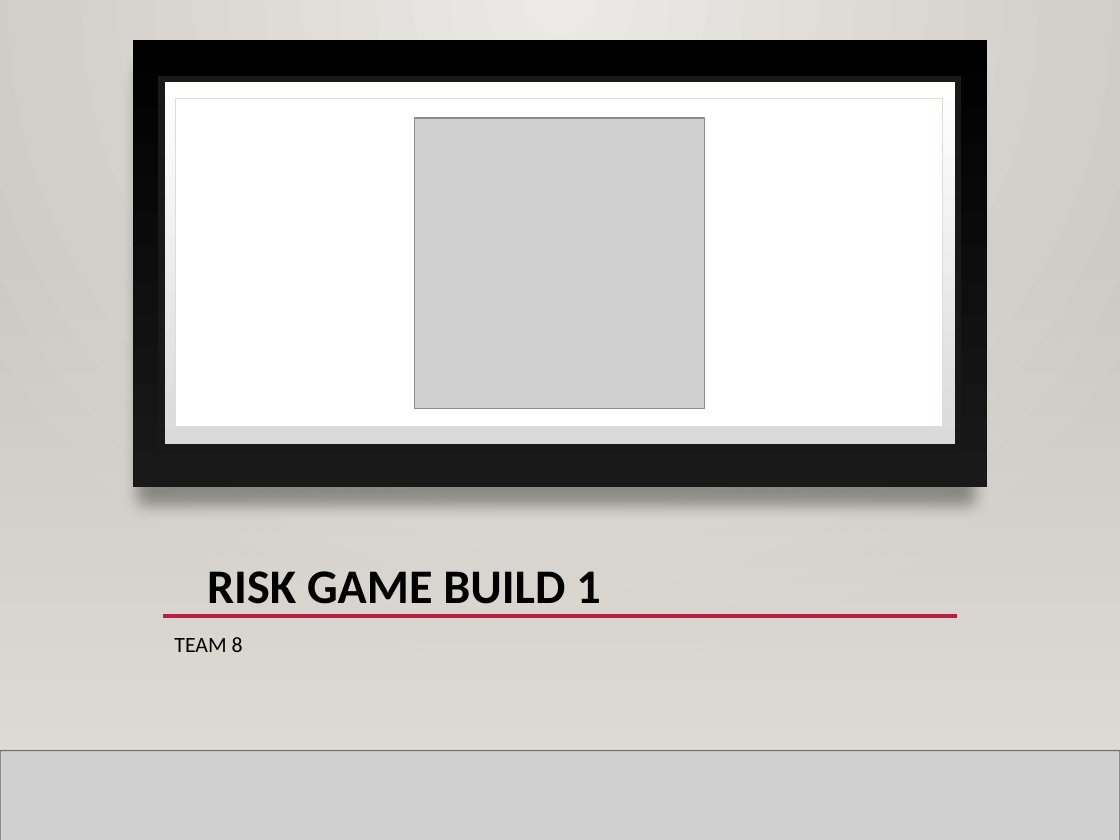
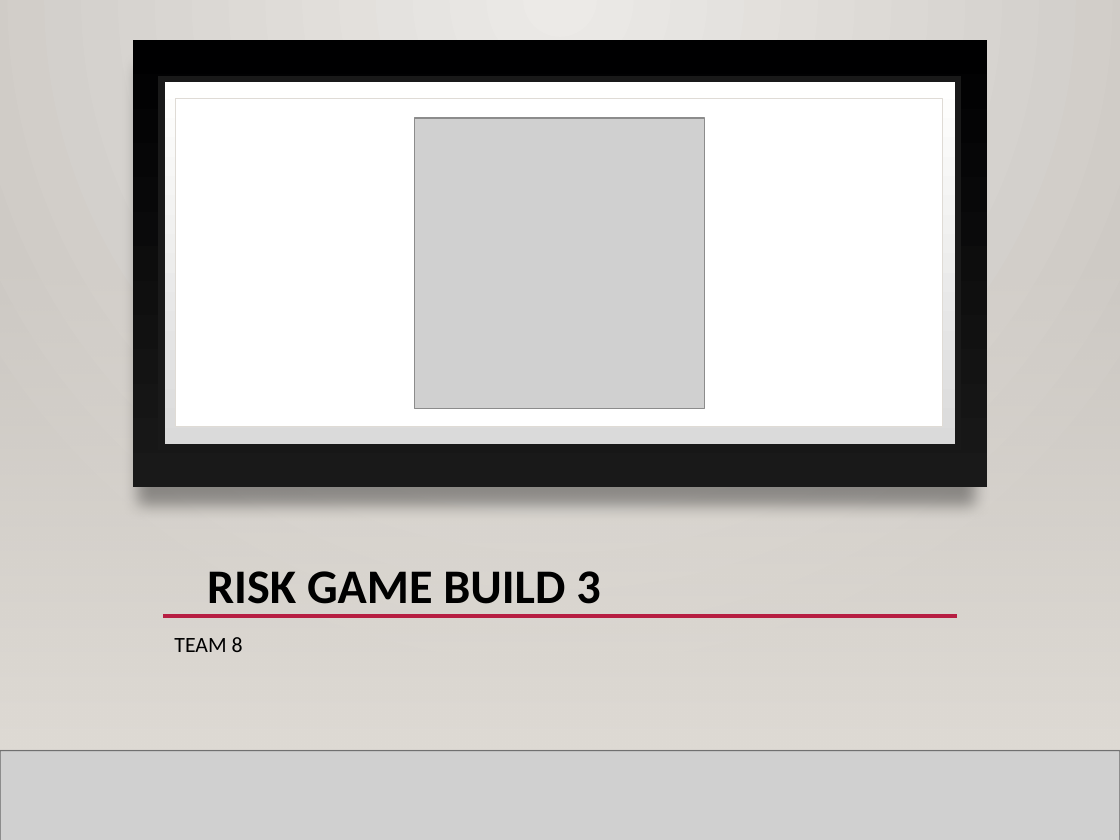
Before and after one commit to ekjot1313/APP-Project, a slide deck: slide 1 of Risk Game.pptx. Drawn at 1120x840 pixels with LibreOffice and Linux fonts; fonts in the diff are those of the drawing; grey boxes stand for pictures; background and template pictures are left out. Boxes give left, top, right and bottom in pixels: in the first picture for what was removed or moved away, otherwise in the second. Text is boxed around its words. In the diff, an @@ line names an element or a change of style, - is before the commit and + after.

Commit message:
PPT

```diff
--- a/Risk Game.pptx
+++ b/Risk Game.pptx
@@ title at [207,571,600,615]: text changed @@
-RISK GAME BUILD 1
+RISK GAME BUILD 3
```
Also in this commit, not shown: 1 other slide changed.
